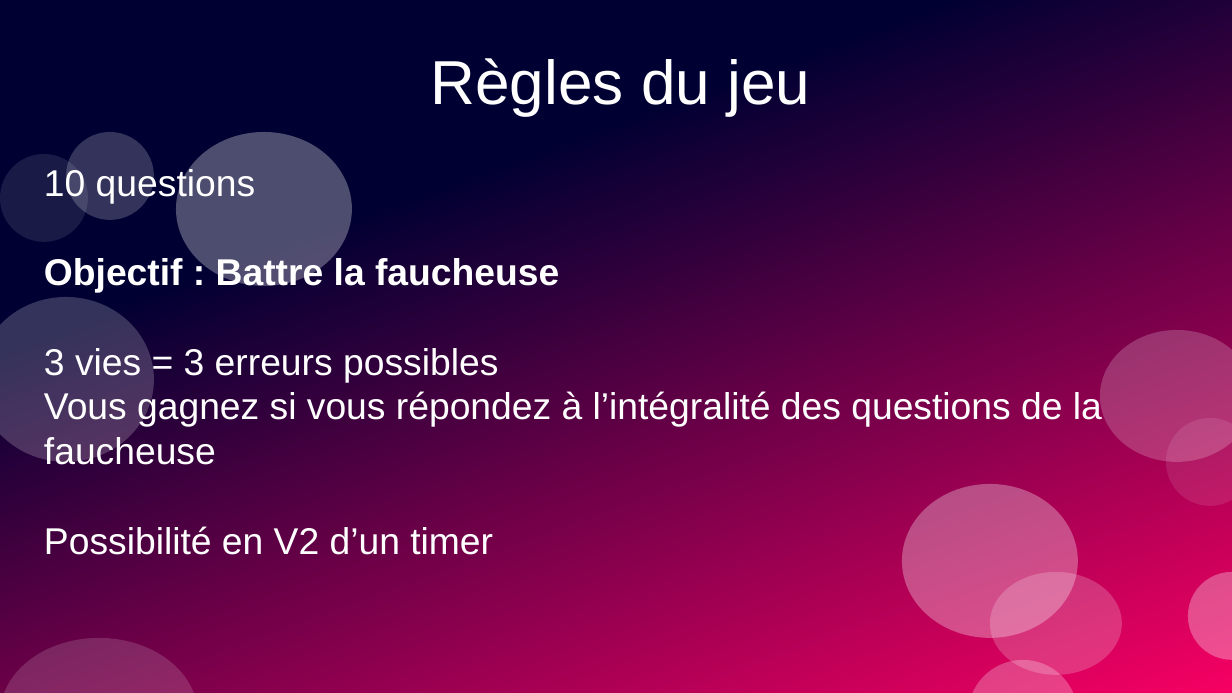
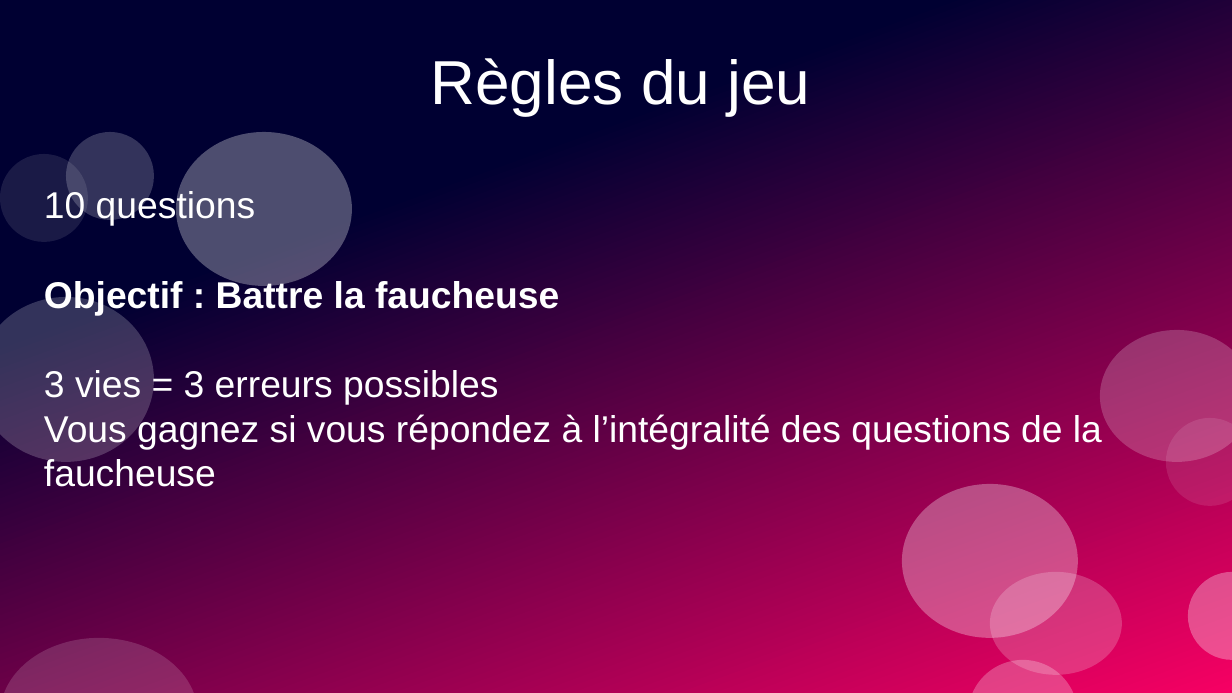
Before and after one commit to RomainVarra/QuizZzZ, a slide deck: slide 3 of Public/Maquettes/Diapos QuizZzZ !.odp. Drawn at 1232x693 pixels with LibreOffice and Linux fonts; fonts in the diff are those of the drawing. Boxes give left, top, right and bottom in pixels: in the first picture for what was removed or moved away, otherwise in the second. Text is boxed around its words. In the diff, an @@ line names an element or a change of style, - is before the commit and + after.

```diff
--- a/Public/Maquettes/Diapos QuizZzZ !.odp
+++ b/Public/Maquettes/Diapos QuizZzZ !.odp
@@ subtitle "10 questions" moved from (x1=44, y1=167, x2=1102, y2=555) to (x1=44, y1=189, x2=1102, y2=487) @@
@@ subtitle at (x1=44, y1=526, x2=493, y2=555): paragraph removed @@
-Possibilité en V2 d’un timer
```
Also in this commit, not shown: 4 other slides changed, 5 other files.
